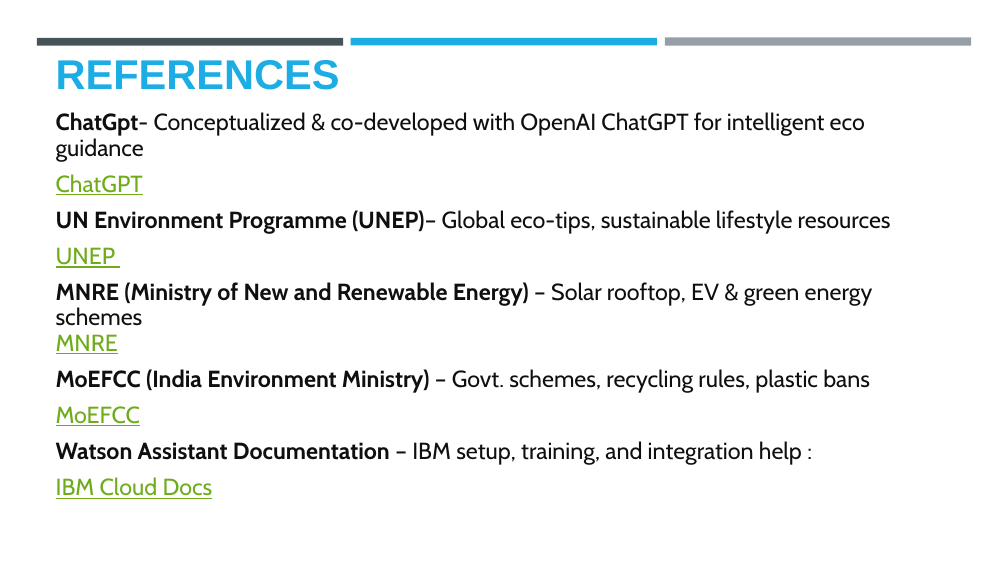
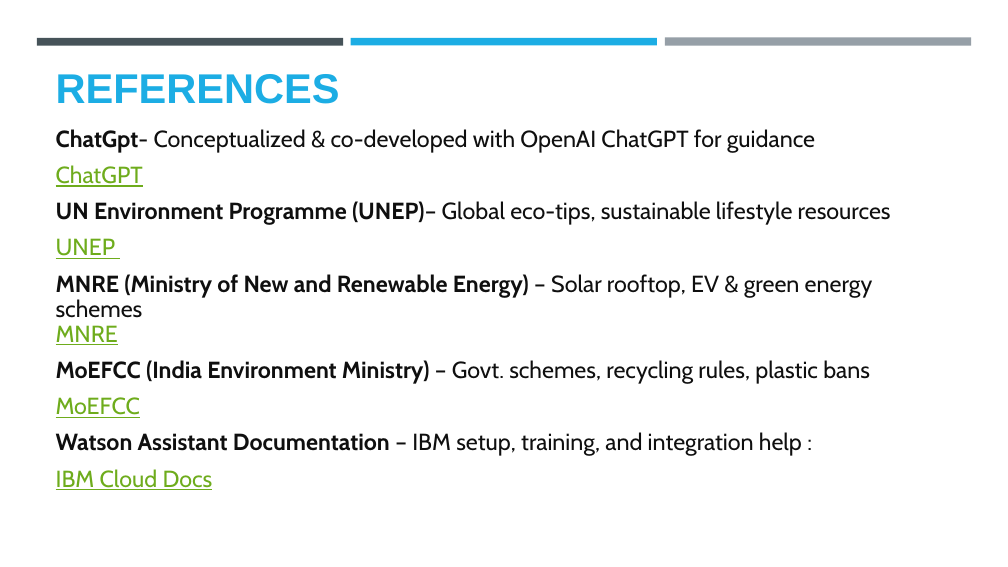
Before and after one commit to Suryank7/Eco-Lifestyle-Agent, a slide deck: slide 15 of ProjectTemplate (1) - Copy.pptx (slide 12 before the commit). Drawn at 1008x567 pixels with LibreOffice and Linux fonts; fonts in the diff are those of the drawing; background and template pictures are left out. Boxes give left, top, right and bottom in pixels: in the first picture for what was removed or moved away, otherwise in the second. Text is boxed around its words. In the diff, an @@ line names an element or a change of style, - is before the commit and + after.

```diff
--- a/ProjectTemplate (1) - Copy.pptx
+++ b/ProjectTemplate (1) - Copy.pptx
@@ title "REFERENCES": place and size @@
-title "REFERENCES" at bbox=[56, 60, 340, 90]
+title "REFERENCES" at bbox=[56, 74, 340, 104]
@@ text "ChatGpt- Conceptualized & co-developed with ...": place and size @@
-text "ChatGpt- Conceptualized & co-developed with ..." at bbox=[56, 112, 891, 499]
+text "ChatGpt- Conceptualized & co-developed with ..." at bbox=[56, 129, 891, 490]
@@ text at bbox=[56, 129, 815, 153]: text changed @@
-ChatGpt- Conceptualized & co-developed with OpenAI ChatGPT for intelligent eco guidance
+ChatGpt- Conceptualized & co-developed with OpenAI ChatGPT for guidance
```
Also in this commit, not shown: 9 other slides changed, 4 slides added.
